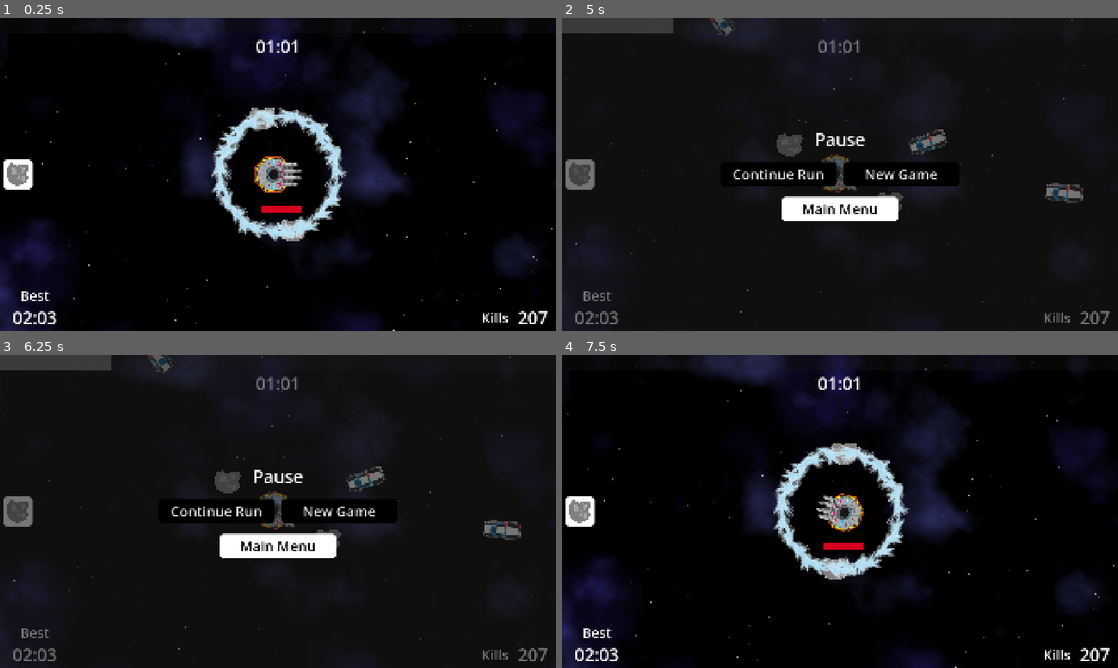
Above: before the commit, frames 1-4 (two rows, left to right).
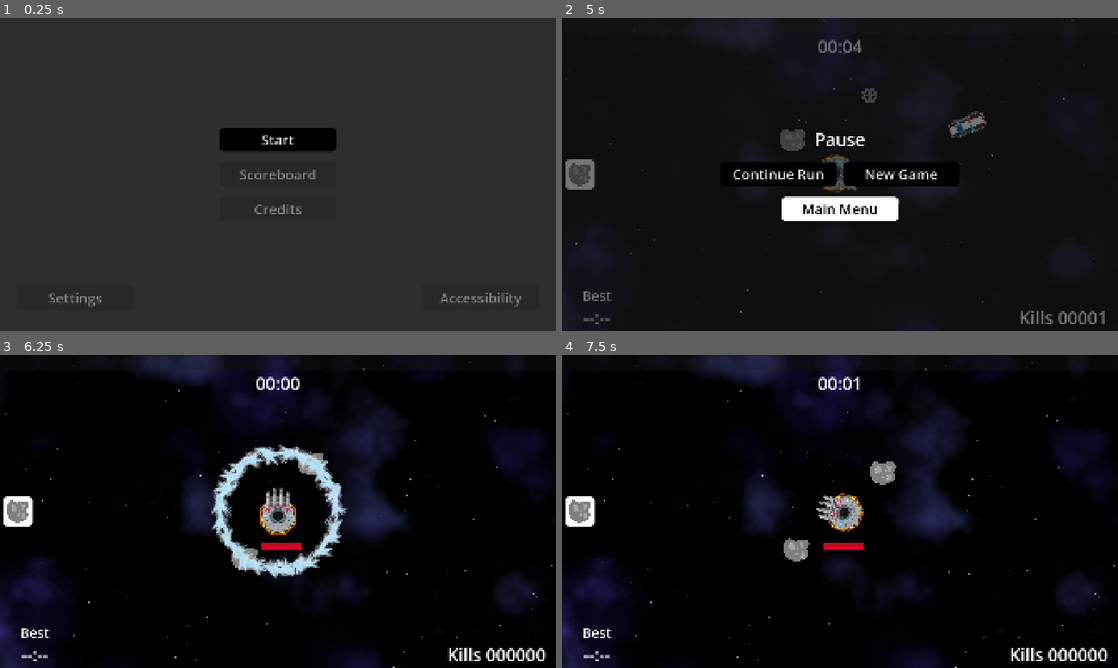
Above: after the commit, the same moments.

Repository: two-sticks-and-a-rock/space-arcade
Game: Godot game, scene res://scenes/ui/main_menu.tscn
Two runs of this game, one before a commit and one after it. Both use one fixed random seed, a clock stepped at 60 frames per second and the inputs below. Before the commit the project starts from res://scenes/main.tscn.
Inputs (mouse positions are in pixels of both pictures, inside the frame that each line leads up to):
- Up to frame 1 (0.25 s): no input
- Up to frame 2 (5 s): click (840, 140) at 0.5 s, where only the run after the commit has a clickable "Start"; move the mouse to (962, 158) at 1.27 s; press the mouse at (962, 158) at 1.28 s; move the mouse to (728, 190) at 2.02 s; release the mouse at (728, 190) at 2.03 s; click (728, 190) at 2.1 s; move the mouse to (895, 105) at 2.77 s; press the mouse at (895, 105) at 2.78 s; move the mouse to (812, 237) at 3.52 s; release the mouse at (812, 237) at 3.53 s; click (812, 237) at 3.6 s; move the mouse to (1006, 221) at 4.27 s; press the mouse at (1006, 221) at 4.28 s; tap Escape (pause) at 4.9 s
- Up to frame 3 (6.25 s): release the mouse at (444, 558) at 5 s; click "Main Menu" at 5 s; click (278, 477) at 5.75 s, where only the run after the commit has a clickable "Start"
- Up to frame 4 (7.5 s): click (901, 511) at 6.5 s, where only the run before the commit has a clickable "New Game"; move the mouse to (673, 464) at 7.27 s; click (673, 464) at 7.35 s

The runs differ from the first frame. In frame 1, 96% of the frame differs, in the area x 0-100%, y 0-100%; in frame 2, 2.9%; in frame 3, 11%; in frame 4, 4.2%.

Commit message:
feat: UI functionality (#54)
* game over with placeholders

* main menu scene

* hide HUD on game over

* disable buttons in main menu that don't have functionality

* route to main menu

* start button

* continue run

* log kills

* kills and time display

* handle best time temp

Diff:
--- /dev/null
+++ b/UTILS.gd
@@ -0,0 +1,23 @@
+extends Node
+
+
+func get_kills_with_leading_zeros(kills: int, displayed_zeros: int) -> String:
+	var kills_copy = kills
+	var num_nonzeros : int = 0
+	while kills_copy > 0:
+		num_nonzeros += 1
+		kills_copy /= 10
+
+	var prepend_zeros = str(kills)
+	while num_nonzeros < displayed_zeros:
+		num_nonzeros += 1
+		prepend_zeros = "0" + prepend_zeros
+
+	return prepend_zeros
+
+func float_to_displayed_time(timer_time : float) -> String:
+	var minutes : int = int(timer_time / 60.0)
+	var seconds : int = int(timer_time) % 60
+	var minutes_with_leading_zeros = str(minutes) if minutes > 10 else "0"+str(minutes)
+	var seconds_with_leading_zeros = str(seconds) if seconds > 10 else "0"+str(seconds)
+	return minutes_with_leading_zeros + ":" + seconds_with_leading_zeros
--- a/project.godot
+++ b/project.godot
@@ -11,7 +11,7 @@
 [application]
 
 config/name="Space Arcade"
-run/main_scene="uid://be6oad5gocvyr"
+run/main_scene="uid://qysnsonqoawh"
 config/features=PackedStringArray("4.7", "GL Compatibility")
 config/icon="res://icon.svg"
 
@@ -23,6 +23,8 @@
 Menu="*uid://d2n8xy8ehp0ps"
 UpgradeMenu="*uid://7objd5d07aj7"
 Sfx="*uid://xu7s4ea4cqhs"
+Utils="*uid://ba8784ul7gm82"
+TempSaveData="*uid://dxs3kv2vcqt53"
 
 [display]
 
--- a/scenes/enemies/enemy.gd
+++ b/scenes/enemies/enemy.gd
@@ -19,6 +19,7 @@
 			xp_drop.global_position = global_position
 			get_parent().add_child(xp_drop)
 		drop_xp.call_deferred()
+		EventBus.enemy_death.emit()
 		queue_free()
 
 func freeze(time: int = 5):
--- /dev/null
+++ b/scenes/player/hud.gd
@@ -0,0 +1,27 @@
+extends CanvasLayer
+
+@onready var kills_value : Label = $HSplitContainer/HBoxContainer/KillsValue
+var total_kills : int = 0
+var displayed_zeros : int = 5
+
+@onready var run_time_value : Label = $RunTime
+var run_time : float = 0.0
+
+@onready var best_time_value : Label = $HSplitContainer/VBoxContainer/BestTimeValue
+
+func _ready():
+	best_time_value.text = TempSaveData.best_time_display
+	kills_value.text = Utils.get_kills_with_leading_zeros(0, displayed_zeros)
+	EventBus.game_over.connect(_on_game_over)
+	EventBus.enemy_death.connect(_on_enemy_death)
+
+func _on_game_over(_game_over_data: EventBus.GameOverData):
+	visible = false
+
+func _on_enemy_death():
+	total_kills += 1
+	kills_value.text = Utils.get_kills_with_leading_zeros(total_kills, displayed_zeros)
+
+func _physics_process(delta):
+	run_time += delta
+	run_time_value.text = Utils.float_to_displayed_time(run_time)
--- a/scenes/player/player.gd
+++ b/scenes/player/player.gd
@@ -7,6 +7,8 @@
 @onready var xp_bar : ProgressBar = $Hud/XpBar
 @onready var magnet_collider : CollisionShape2D = $XpMagnet/CollisionShape2D
 @onready var sprite : Sprite2D = $Sprite2D
+
+@onready var hud : CanvasLayer = $Hud
 
 var max_hp : int = 500
 var curr_hp : int = max_hp
@@ -29,7 +31,12 @@
 	xp_bar.gain_xp(xp)
 
 func handle_game_over():
-	EventBus.game_over.emit()
+	EventBus.game_over.emit(EventBus.GameOverData.new(
+		hud.total_kills,
+		hud.kills_value.text,
+		hud.run_time,
+		hud.run_time_value.text,
+	))
 
 func _physics_process(_delta):
 	sprite.look_at(-1*get_global_mouse_position())
--- a/scenes/player/player.tscn
+++ b/scenes/player/player.tscn
@@ -7,6 +7,7 @@
 [ext_resource type="PackedScene" uid="uid://dyeikbrn1kse8" path="res://scenes/player/player_weapons/frost_nova/frost_nova.tscn" id="3_qek5x"]
 [ext_resource type="Texture2D" uid="uid://d1ket6flnqnch" path="res://art/sprites/player/player_ship_v02_128x162.svg" id="4_0owmy"]
 [ext_resource type="PackedScene" uid="uid://dto3jjxkpeho1" path="res://scenes/xp/xp_bar.tscn" id="6_75vfm"]
+[ext_resource type="Script" uid="uid://6f5n0ek5ibig" path="res://scenes/player/hud.gd" id="7_h17s1"]
 [ext_resource type="Theme" uid="uid://drsxtvymgay2s" path="res://scenes/ui/themes/default/default.tres" id="8_qek5x"]
 [ext_resource type="Texture2D" uid="uid://c3tnm6dujlkue" path="res://art/sprites/bullets/orbiter_placeholder 2.png" id="9_5gtgg"]
 
@@ -71,12 +72,13 @@
 show_percentage = false
 
 [node name="Hud" type="CanvasLayer" parent="." unique_id=852667993]
+script = ExtResource("7_h17s1")
 
 [node name="XpBar" parent="Hud" unique_id=804379581 instance=ExtResource("6_75vfm")]
 max_value = 1920.0
 value = 1920.0
 
-[node name="PlayTimeDisplayed" type="Label" parent="Hud" unique_id=1379446046]
+[node name="RunTime" type="Label" parent="Hud" unique_id=1379446046]
 offset_top = 57.0
 offset_right = 1920.0
 offset_bottom = 140.0
@@ -126,6 +128,9 @@
 layout_mode = 2
 size_flags_horizontal = 8
 size_flags_vertical = 8
+offset_transform_enabled = true
+offset_transform_position = Vector2(-36, 0)
+theme = ExtResource("8_qek5x")
 alignment = 1
 
 [node name="KillsLabel" type="Label" parent="Hud/HSplitContainer/HBoxContainer" unique_id=398882436]
@@ -133,9 +138,8 @@
 custom_maximum_size = Vector2(100, -1)
 layout_mode = 2
 theme = ExtResource("8_qek5x")
-theme_override_font_sizes/font_size = 48
 text = "Kills"
-horizontal_alignment = 2
+horizontal_alignment = 1
 vertical_alignment = 1
 
 [node name="KillsValue" type="Label" parent="Hud/HSplitContainer/HBoxContainer" unique_id=1480804138]
@@ -143,7 +147,7 @@
 custom_maximum_size = Vector2(240, -1)
 layout_mode = 2
 theme = ExtResource("8_qek5x")
-text = "207"
+text = "00000"
 horizontal_alignment = 1
 vertical_alignment = 1
 
--- a/scenes/ui/EVENT_BUS.gd
+++ b/scenes/ui/EVENT_BUS.gd
@@ -4,5 +4,30 @@
 signal level_up
 signal finish_level_up
 
-signal game_over
+class GameOverData:
+    var kills: int = 0
+    var kills_display: String = "0"
+
+    var time: float = 0.0
+    var time_display: String = "00:00"
+
+    func _init(
+        kills_value: int,
+        kills_text: String,
+        run_time: float,
+        time_text: String,
+    ):
+        kills = kills_value
+        kills_display = kills_text
+
+        time = run_time
+        time_display = time_text
+
+
+signal game_over(game_over_data: GameOverData)
 signal restart_game
+
+enum SceneType { MENU, LEVEL }
+signal switch_scenes(scene: int)
+
+signal enemy_death
--- a/scenes/ui/game_over.gd
+++ b/scenes/ui/game_over.gd
@@ -1,11 +1,29 @@
 extends CanvasLayer
 
+@onready var kills_value : Label = $PanelContainer/VBoxContainer/KillsValue
+@onready var run_time_value : Label = $HSplitContainer/RunTime
+@onready var best_time_value : Label = $HSplitContainer/BestTime
+
 func _ready():
+	best_time_value.text = "Best: " + TempSaveData.best_time_display
 	EventBus.restart_game.connect(_on_restart)
 	EventBus.game_over.connect(_on_player_game_over)
+	EventBus.switch_scenes.connect(_on_switch_scenes)
 	visible = false
 
-func _on_player_game_over():
+func _on_switch_scenes(_sceneType: EventBus.SceneType) -> void:
+	visible = false
+	get_tree().paused = false
+
+func _on_player_game_over(game_over_data: EventBus.GameOverData):
+	kills_value.text = "Kills: " + game_over_data.kills_display
+	run_time_value.text = "Time: " + game_over_data.time_display
+
+	if (game_over_data.time > TempSaveData.best_time):
+		print("Beat best time!")
+		TempSaveData.best_time = game_over_data.time
+		TempSaveData.best_time_display = game_over_data.time_display
+
 	get_tree().paused = true
 	visible = true
 
--- a/scenes/ui/game_over.tscn
+++ b/scenes/ui/game_over.tscn
@@ -3,8 +3,10 @@
 [ext_resource type="Script" uid="uid://dljd3x1xw8ddi" path="res://scenes/ui/game_over.gd" id="1_fu4wh"]
 [ext_resource type="Theme" uid="uid://drsxtvymgay2s" path="res://scenes/ui/themes/default/default.tres" id="2_vfrx6"]
 [ext_resource type="PackedScene" uid="uid://drh6cl70rtt78" path="res://scenes/ui/restart_button.tscn" id="2_x6o8e"]
+[ext_resource type="PackedScene" uid="uid://bemmgs3bisire" path="res://scenes/ui/main_menu_button.tscn" id="4_vfrx6"]
 
 [node name="GameOver" type="CanvasLayer" unique_id=922977592]
+process_mode = 3
 script = ExtResource("1_fu4wh")
 
 [node name="PanelContainer" type="PanelContainer" parent="." unique_id=1677639649]
@@ -43,17 +45,14 @@
 custom_maximum_size = Vector2(400, -1)
 layout_mode = 2
 
-[node name="MainMenuButton" type="Button" parent="PanelContainer/VBoxContainer/Actions" unique_id=671251716]
-custom_minimum_size = Vector2(400, 84)
-custom_maximum_size = Vector2(400, -1)
+[node name="MainMenuButton" parent="PanelContainer/VBoxContainer/Actions" unique_id=1811628303 instance=ExtResource("4_vfrx6")]
 layout_mode = 2
-text = "Main Menu"
 
 [node name="BrokenShipImage" type="TextureRect" parent="PanelContainer/VBoxContainer" unique_id=612990862]
 custom_minimum_size = Vector2(0, 240)
 layout_mode = 2
 
-[node name="Label" type="Label" parent="PanelContainer/VBoxContainer" unique_id=1335755810]
+[node name="KillsValue" type="Label" parent="PanelContainer/VBoxContainer" unique_id=1335755810]
 layout_mode = 2
 theme = ExtResource("2_vfrx6")
 text = "Kills 206"
@@ -73,7 +72,7 @@
 offset_transform_position = Vector2(0, -72)
 offset_transform_visual_only = false
 
-[node name="CurrentTime" type="Label" parent="HSplitContainer" unique_id=258549648]
+[node name="RunTime" type="Label" parent="HSplitContainer" unique_id=258549648]
 custom_minimum_size = Vector2(400, 84)
 custom_maximum_size = Vector2(400, -1)
 layout_mode = 2
--- a/scenes/ui/main_menu.tscn
+++ b/scenes/ui/main_menu.tscn
@@ -1,6 +1,7 @@
 [gd_scene format=3 uid="uid://qysnsonqoawh"]
 
 [ext_resource type="Theme" uid="uid://drsxtvymgay2s" path="res://scenes/ui/themes/default/default.tres" id="1_sl1te"]
+[ext_resource type="Script" uid="uid://j72tyyyq6qx7" path="res://scenes/ui/start_button.gd" id="2_fe2o3"]
 
 [node name="MainMenu" type="CanvasLayer" unique_id=1257820333]
 
@@ -24,12 +25,14 @@
 theme = ExtResource("1_sl1te")
 text = "Start
 "
+script = ExtResource("2_fe2o3")
 
 [node name="ScoreboardButton" type="Button" parent="PanelContainer/VBoxContainer" unique_id=210280593]
 custom_minimum_size = Vector2(400, 84)
 custom_maximum_size = Vector2(400, -1)
 layout_mode = 2
 theme = ExtResource("1_sl1te")
+disabled = true
 text = "Scoreboard"
 
 [node name="CreditsButton" type="Button" parent="PanelContainer/VBoxContainer" unique_id=903967324]
@@ -37,6 +40,7 @@
 custom_maximum_size = Vector2(400, -1)
 layout_mode = 2
 theme = ExtResource("1_sl1te")
+disabled = true
 text = "Credits"
 
 [node name="HSplitContainer" type="HSplitContainer" parent="PanelContainer" unique_id=139623170]
@@ -55,6 +59,7 @@
 offset_transform_position = Vector2(60, 0)
 offset_transform_visual_only = false
 theme = ExtResource("1_sl1te")
+disabled = true
 text = "Settings
 "
 
@@ -67,4 +72,7 @@
 offset_transform_position = Vector2(-60, 0)
 offset_transform_visual_only = false
 theme = ExtResource("1_sl1te")
+disabled = true
 text = "Accessibility"
+
+[connection signal="pressed" from="PanelContainer/VBoxContainer/StartButton" to="PanelContainer/VBoxContainer/StartButton" method="_on_start_pressed"]
--- /dev/null
+++ b/scenes/ui/main_menu_button.gd
@@ -0,0 +1,9 @@
+extends Button
+
+@onready var main_menu_scene : PackedScene = load("res://scenes/ui/main_menu.tscn")
+
+func _on_main_menu_pressed():
+    get_tree().change_scene_to_packed(main_menu_scene)
+    get_tree().paused = false
+
+    EventBus.switch_scenes.emit(EventBus.SceneType.MENU)
--- /dev/null
+++ b/scenes/ui/main_menu_button.tscn
@@ -0,0 +1,11 @@
+[gd_scene format=3 uid="uid://bemmgs3bisire"]
+
+[ext_resource type="Script" uid="uid://dnm8f7c53t8s1" path="res://scenes/ui/main_menu_button.gd" id="1_l3bdy"]
+
+[node name="MainMenuButton" type="Button" unique_id=1811628303]
+custom_minimum_size = Vector2(400, 84)
+custom_maximum_size = Vector2(400, -1)
+text = "Main Menu"
+script = ExtResource("1_l3bdy")
+
+[connection signal="pressed" from="." to="." method="_on_main_menu_pressed"]
--- a/scenes/ui/menu.gd
+++ b/scenes/ui/menu.gd
@@ -5,9 +5,17 @@
 func _ready():
 	EventBus.restart_game.connect(_on_restart)
 	EventBus.game_over.connect(_on_game_over)
+	EventBus.switch_scenes.connect(_on_switch_scenes)
 	visible = false
 
-func _on_game_over():
+func _on_switch_scenes(sceneType: EventBus.SceneType) -> void:
+	visible = false
+	if (sceneType == EventBus.SceneType.MENU):
+		allow_input = false
+	else:
+		allow_input = true
+
+func _on_game_over(_game_over_data: EventBus.GameOverData):
 	allow_input = false
 
 func _on_restart():
@@ -15,7 +23,13 @@
 	get_tree().paused = false
 	allow_input = true
 
+func unpause():
+	visible = !visible
+	get_tree().paused = !get_tree().paused
+
 func _input(_event: InputEvent) -> void:
 	if Input.is_action_just_pressed("pause") && allow_input:
-		visible = !visible
-		get_tree().paused = !get_tree().paused
+		unpause()
+
+func _on_continue_run_button_pressed() -> void:
+	unpause()
--- a/scenes/ui/menu.tscn
+++ b/scenes/ui/menu.tscn
@@ -3,7 +3,8 @@
 [ext_resource type="Script" uid="uid://d2tt0u6ddlowp" path="res://scenes/ui/menu.gd" id="1_wedc3"]
 [ext_resource type="PackedScene" uid="uid://drh6cl70rtt78" path="res://scenes/ui/restart_button.tscn" id="2_c2n5p"]
 [ext_resource type="Theme" uid="uid://drsxtvymgay2s" path="res://scenes/ui/themes/default/default.tres" id="2_w6y0u"]
-[ext_resource type="Theme" uid="uid://bwrgd0l5g7l04" path="res://scenes/ui/themes/secondary/secondary.tres" id="4_w6y0u"]
+[ext_resource type="PackedScene" uid="uid://bemmgs3bisire" path="res://scenes/ui/main_menu_button.tscn" id="4_w6y0u"]
+[ext_resource type="Theme" uid="uid://bwrgd0l5g7l04" path="res://scenes/ui/themes/secondary/secondary.tres" id="5_cx0sj"]
 
 [node name="Menu" type="CanvasLayer" unique_id=1623096271]
 process_mode = 3
@@ -47,10 +48,9 @@
 custom_maximum_size = Vector2(400, -1)
 layout_mode = 2
 
-[node name="MainMenuButton" type="Button" parent="PanelContainer/VBoxContainer" unique_id=169467694]
-custom_minimum_size = Vector2(400, 84)
-custom_maximum_size = Vector2(400, -1)
+[node name="MainMenuButton" parent="PanelContainer/VBoxContainer" unique_id=1811628303 instance=ExtResource("4_w6y0u")]
 layout_mode = 2
 size_flags_horizontal = 4
-theme = ExtResource("4_w6y0u")
-text = "Main Menu"
+theme = ExtResource("5_cx0sj")
+
+[connection signal="pressed" from="PanelContainer/VBoxContainer/HBoxContainer/ContinueRunButton" to="." method="_on_continue_run_button_pressed"]
--- /dev/null
+++ b/scenes/ui/start_button.gd
@@ -0,0 +1,7 @@
+extends Button
+
+@onready var level_scene : PackedScene = load("res://scenes/main.tscn")
+
+func _on_start_pressed():
+	get_tree().change_scene_to_packed(level_scene)
+	EventBus.switch_scenes.emit(EventBus.SceneType.LEVEL)
--- /dev/null
+++ b/temp_save_data.gd
@@ -0,0 +1,4 @@
+extends Node
+
+var best_time : float = 0.0
+var best_time_display : String = Utils.float_to_displayed_time(best_time) if best_time > 0 else "--:--"
Not shown, added: UTILS.gd.uid
Not shown, added: scenes/player/hud.gd.uid
Not shown, added: scenes/ui/main_menu_button.gd.uid
Not shown, added: scenes/ui/start_button.gd.uid
Not shown, added: temp_save_data.gd.uid
